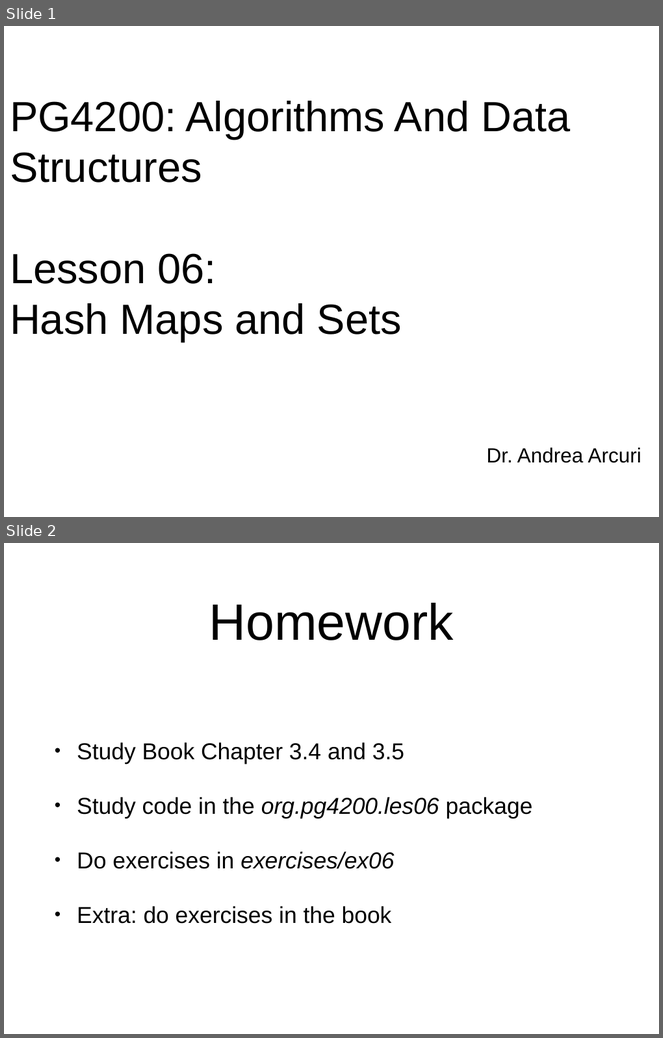
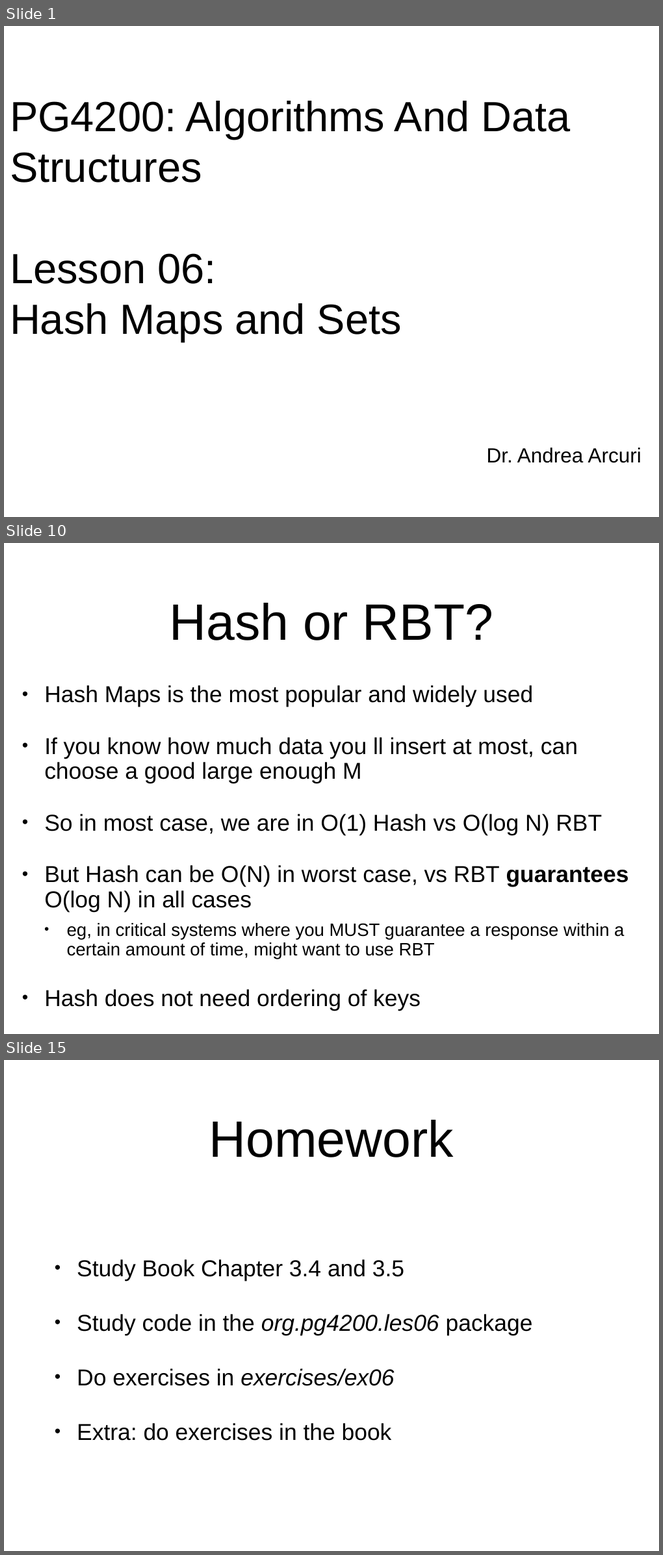
Before and after one commit to arcuri82/algorithms, a slide deck: docs/slides/06/06_hash_maps.pptx. Shown one above the other, each under a label of ours: slides 1 and 2 before the commit, slides 1, 10 and 15 after it; the slides between them are not shown. The pictures are 663x1038 and 663x1555 pixels, drawn with LibreOffice and Linux fonts; fonts in the diff are those of the drawing. Boxes give left, top, right and bottom in pixels: in the first picture for what was removed or moved away, otherwise in the second. Text is boxed around its words. In the diff, an @@ line names an element or a change of style, - is before the commit and + after.

```diff
--- a/docs/slides/06/06_hash_maps.pptx
+++ b/docs/slides/06/06_hash_maps.pptx
@@ slide 10 added at <box>4,543,659,1034</box>, background #FFFFFF @@
@@ title added at <box>169,603,493,641</box>, 80 pt, text #000000 @@
+Hash or RBT?
@@ text added at <box>44,685,629,1011</box>, 36 pt, text #000000 @@
+• Hash Maps is the most popular and widely used
+• If you know how much data you ll insert at most, can choose a good large enough M
+• So in most case, we are in O(1) Hash vs O(log N) RBT
+• But Hash can be O(N) in worst case, vs RBT guarantees O(log N) in all cases
+  • eg, in critical systems where you MUST guarantee a response within a certain amount of time, might want to use RBT
+• Hash does not need ordering of keys
@@ what was slide 2 is now slide 15 @@
```
Also in this commit, not shown: 12 other slides added.
